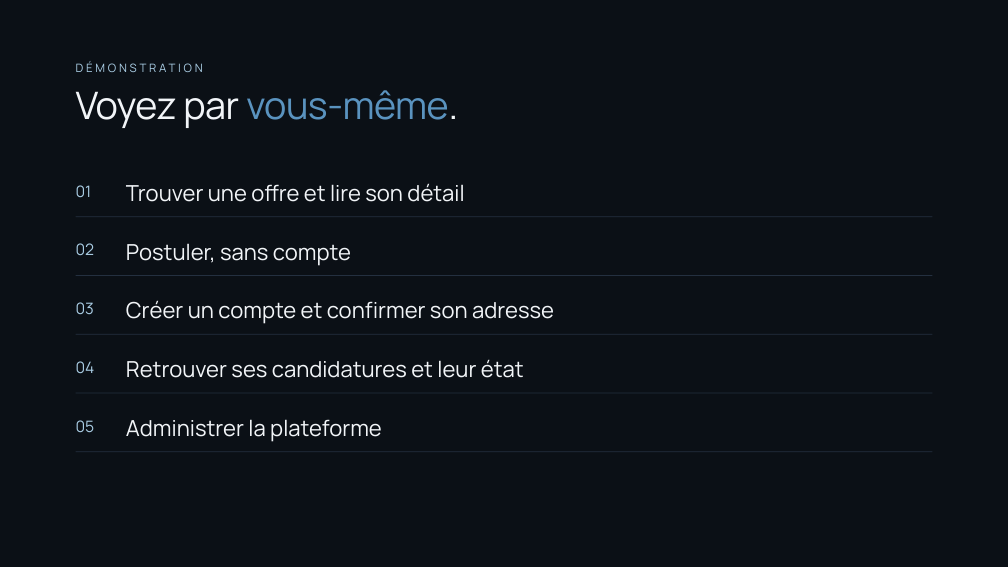
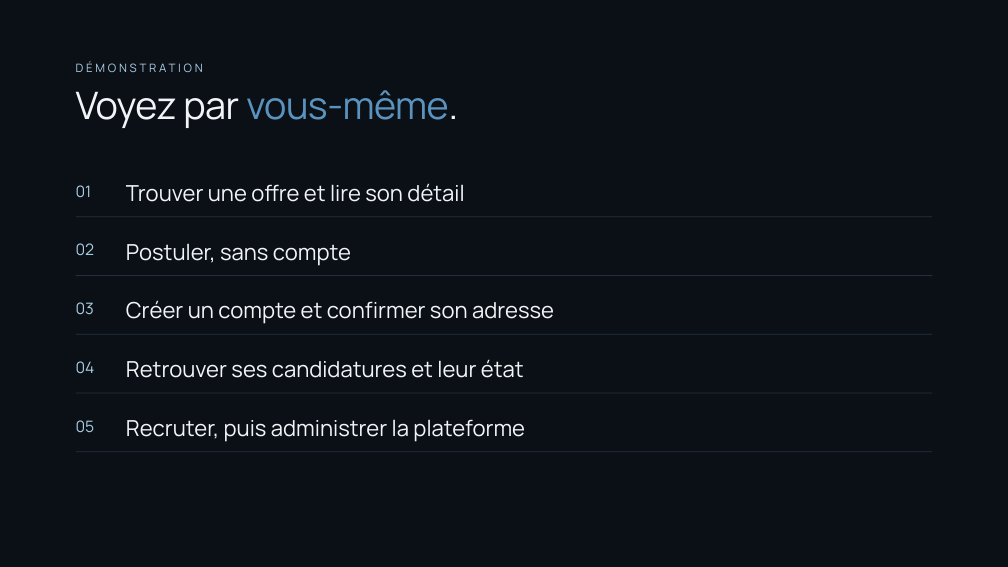
Before and after one commit to Yohan-AVRONSART/Projets, a slide deck: slide 10 of docs/YIA_Jobs_soutenance.pptx (slide 11 before the commit). Drawn at 1008x567 pixels with LibreOffice and Linux fonts; fonts in the diff are those of the drawing. Boxes give left, top, right and bottom in pixels: in the first picture for what was removed or moved away, otherwise in the second. Text is boxed around its words. In the diff, an @@ line names an element or a change of style, - is before the commit and + after.

```diff
--- a/docs/YIA_Jobs_soutenance.pptx
+++ b/docs/YIA_Jobs_soutenance.pptx
@@ text at box(126, 419, 525, 442): text changed @@
-Administrer la plateforme
+Recruter, puis administrer la plateforme
```
Also in this commit, not shown: 7 other slides changed, 1 slide removed, 7 other files.
